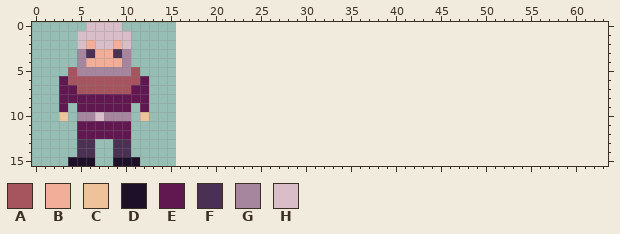
File history of a pixel-art file, assets/sprites/guard.aseprite. The picture above was drawn from the file before the commit.
16x16 pixels, 1 frame. The old version is drawn lined up with the new one, on the new canvas.
Palette (. is transparent): A #a6555f  B #f2ae99  C #eec39a  D #1f102a  E #611851  F #4a3052  G #a6859f  H #d9bdc8
Pixels before, first column x 3:
 0 ...HHHH...
 1 ..HHHHHH..
 2 ..HBHHBH..
 3 ..GFBBFG..
 4 ..GBBBBG..
 5 .AGGGGGGA.
 6 EAAAAAAAAE
 7 EEAAAAAAEE
 8 EEEEEEEEEE
 9 E.EEEEEE.E
10 C.GGHGGG.C
11 ..EEEEEE..
12 ..EEEEEE..
13 ..FF..FF..
14 ..FF..FF..
15 .DDD..DDD.
The result:
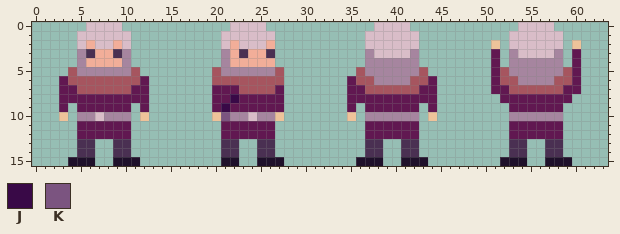
Colours new in this view: J #390947  K #7b5480
Author's note on the commit: basic patrol, directional guards
Diff:
canvas 16x16 -> 64x16
Colour A is added in row 5 at x 20, 27, 36, 43, 52 and 59; in row 6 at x 20 to 27, 36 to 37, 42 to 43, 52 to 53 and 58 to 59; in row 7 at x 23 to 26, 37 to 42 and 53 to 58.
Colour B is added in row 2 at x 22 and 26; in row 3 at x 22 and 24 to 25; in row 4 at x 22 to 26.
Colour C is added in row 2 at x 51 and 60; in row 10 at x 20, 27, 35 and 44.
Colour D is added in row 15 at x 21 to 22, 25 to 27, 36 to 38, 41 to 43, 52 to 54 and 57 to 59.
Colour E is added in rows 3 to 5 at x 51 and 60; in row 6 at x 35, 44, 51 and 60; in row 7 at x 20 to 22, 27, 35 to 36, 43 to 44, 51 to 52 and 59 to 60; in row 8 at x 20 to 21, 23 to 27, 35 to 44 and 52 to 59; in row 9 at x 20, 22 to 27, 35, 37 to 42, 44 and 53 to 58; in rows 11 to 12 at x 21 to 26, 37 to 42 and 53 to 58.
Colour F is added in row 3 at x 23 and 26; in rows 13 to 14 at x 21 to 22, 25 to 26, 37 to 38, 41 to 42, 53 to 54 and 57 to 58.
Colour G is added in row 3 at x 21, 37, 42, 53 and 58; in row 4 at x 21, 37 to 42 and 53 to 58; in row 5 at x 21 to 26, 37 to 42 and 53 to 58; in row 6 at x 38 to 41 and 54 to 57; in row 10 at x 22 to 23, 25 to 26, 37 to 42 and 53 to 58.
Colour H is added in row 0 at x 22 to 25, 38 to 41 and 54 to 57; in row 1 at x 21 to 26, 37 to 42 and 53 to 58; in row 2 at x 21, 23 to 25, 37 to 42 and 53 to 58; in row 3 at x 38 to 41 and 54 to 57; in row 10 at x 24.
Colour J is added in row 8 at x 22; in row 9 at x 21.
Colour K is added in row 10 at x 21.
Changed places in both pictures, as pixel boxes (x1, y1, x2, y2):
added: (212, 22, 284, 166)
added: (347, 22, 437, 166)
added: (491, 22, 581, 166)
